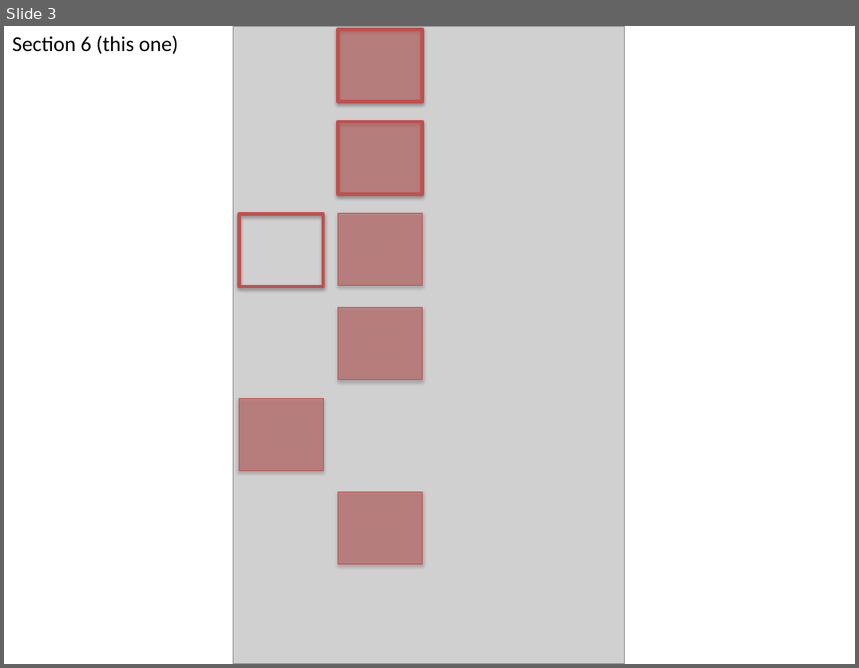
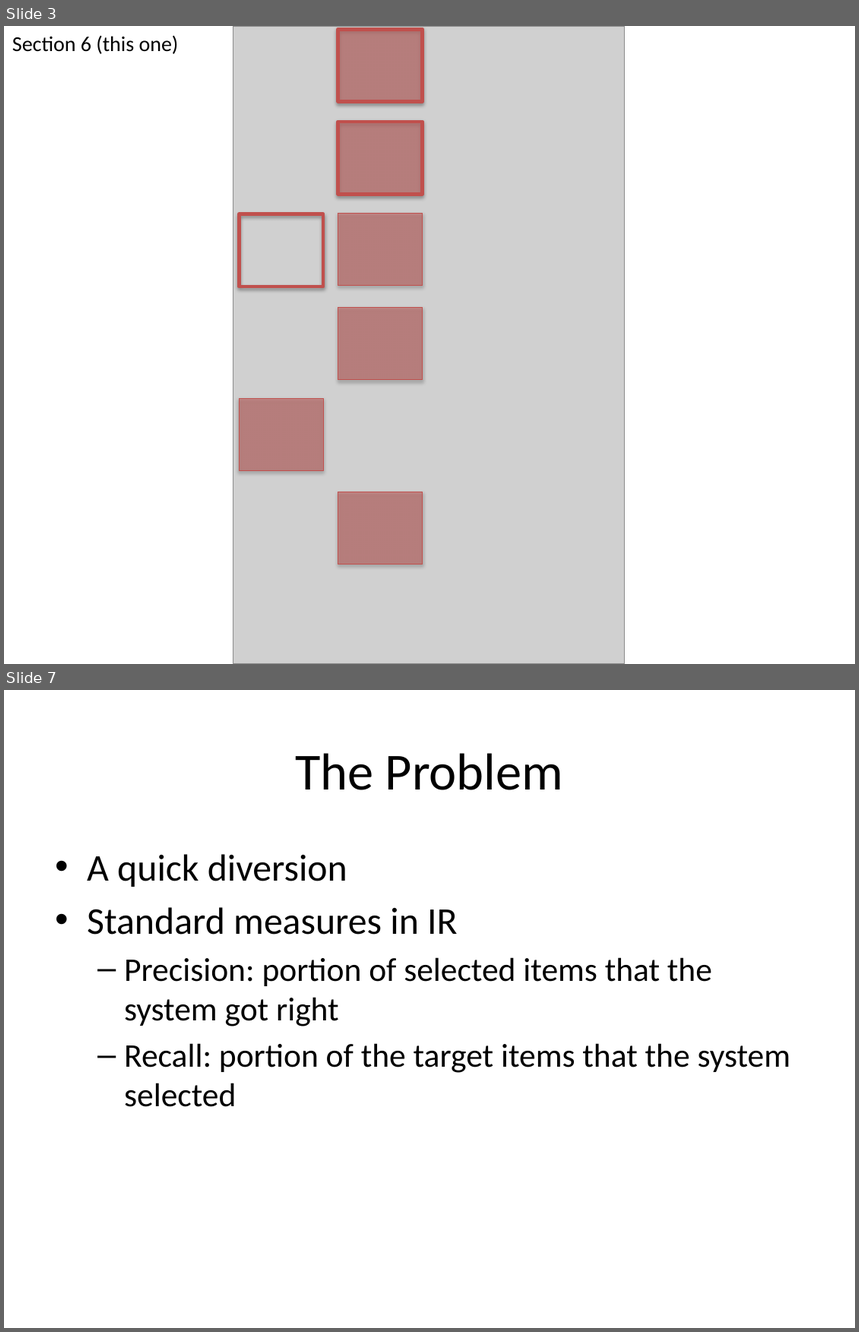
Before and after one commit to allenday/mapr-text-analysis, a slide deck: doc/section6.pptx. Shown one above the other, each under a label of ours: slide 3 before the commit, slides 3 and 7 after it; the slides between them are not shown. The pictures are 859x668 and 859x1332 pixels, drawn with LibreOffice and Linux fonts; fonts in the diff are those of the drawing; grey boxes stand for pictures. Boxes give left, top, right and bottom in pixels: in the first picture for what was removed or moved away, otherwise in the second. Text is boxed around its words. In the diff, an @@ line names an element or a change of style, - is before the commit and + after.

```diff
--- a/doc/section6.pptx
+++ b/doc/section6.pptx
@@ slide 7 added at [4,690,855,1328], background #FFFFFF @@
@@ title added at [295,753,563,790], 44 pt, text #000000 @@
+The Problem
@@ text added at [87,854,791,1107], 28 pt, text #000000 @@
+• A quick diversion
+• Standard measures in IR
+  – Precision: portion of selected items that the system got right
+  – Recall: portion of the target items that the system selected
```
Also in this commit, not shown: 1 slide changed, 22 other slides added, 6 other files.
